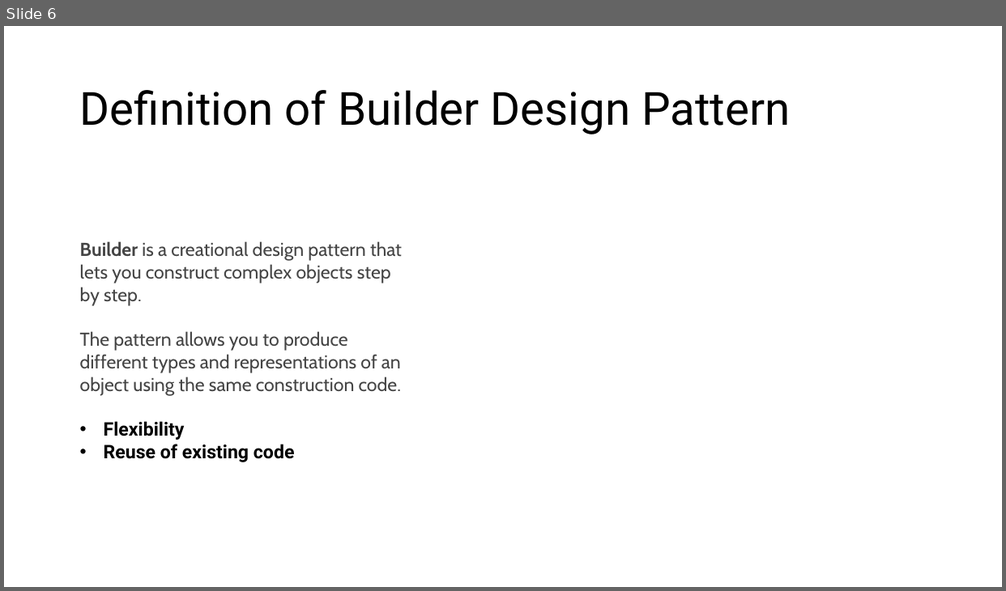
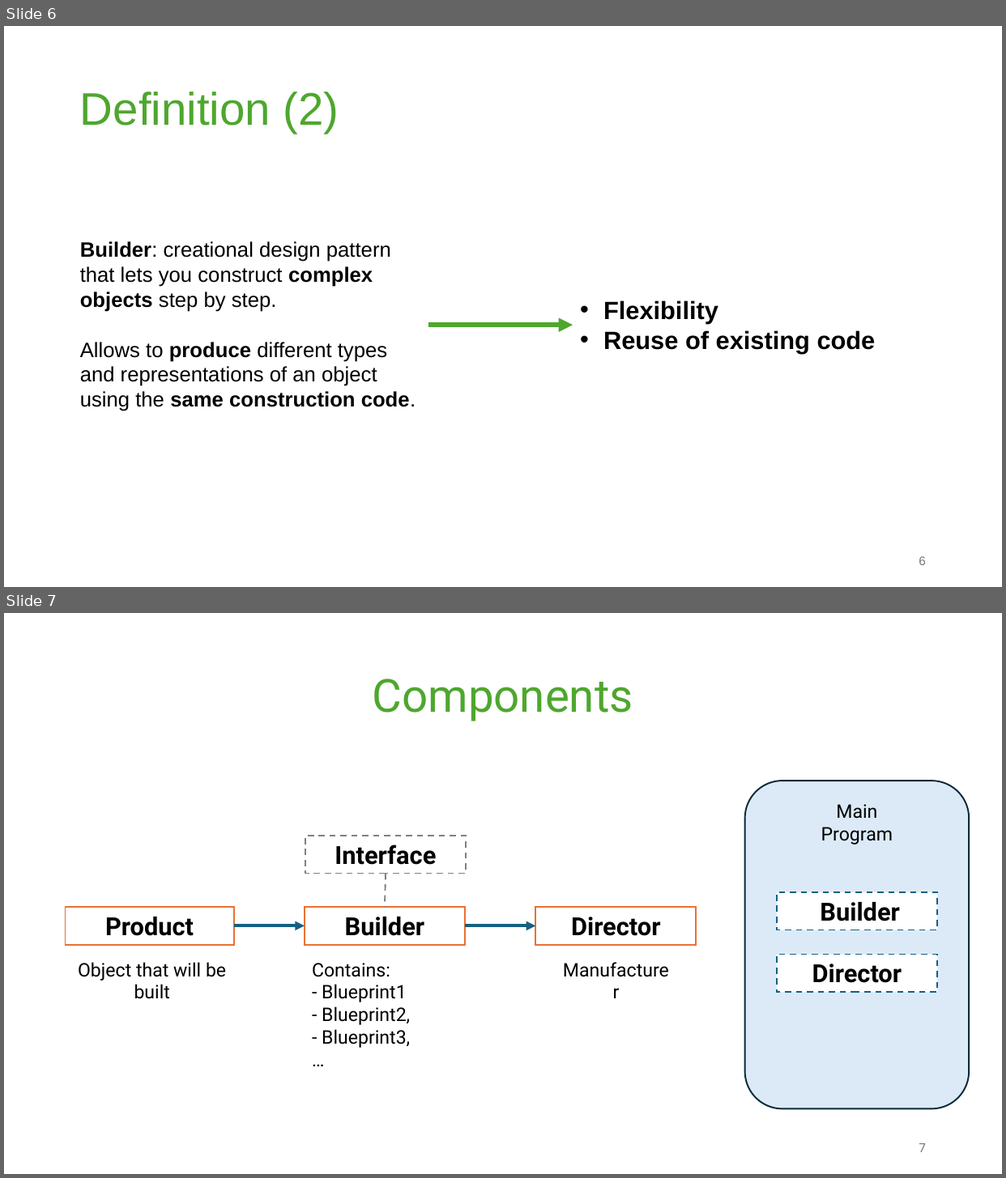
Before and after one commit to yudharisandy/Bootcamp-Formulatrix-CSharp, a slide deck: Day 20/Design Pattern Project/[Yudha] Design Pattern Project.pptx. Shown one above the other, each under a label of ours: slide 6 before the commit, slides 6 and 7 after it. The pictures are 1006x591 and 1006x1178 pixels, drawn with LibreOffice and Linux fonts; fonts in the diff are those of the drawing. Boxes give left, top, right and bottom in pixels: in the first picture for what was removed or moved away, otherwise in the second. Text is boxed around its words. In the diff, an @@ line names an element or a change of style, - is before the commit and + after.

Commit message:
doc: add design pattern

```diff
--- a/Day 20/Design Pattern Project/[Yudha] Design Pattern Project.pptx
+++ b/Day 20/Design Pattern Project/[Yudha] Design Pattern Project.pptx
@@ slide 7 added at <box>4,613,1002,1174</box>, background #FFFFFF @@
@@ title added at <box>373,679,633,722</box>, 44 pt, text #4EA72E @@
+Components
@@ rounded rectangle added at <box>745,781,969,1110</box>, fill #DCEAF7, outline #092A39 1.5 pt @@
@@ text added at <box>821,804,893,845</box>, 18 pt, text #000000 @@
+Main Program
@@ rectangle added at <box>305,836,466,874</box>, fill #FFFFFF, outline #808080 1.5 pt dashed, 24 pt, text #000000, bold @@
+Interface
@@ line added from (386, 874) to (385, 907), #808080 1.5 pt dashed @@
@@ rectangle added at <box>777,892,937,930</box>, fill #FFFFFF, outline #156082 1.5 pt dashed, 24 pt, text #000000, bold @@
+Builder
@@ rectangle added at <box>66,907,234,944</box>, fill #FFFFFF, outline #E97132 1.5 pt, 24 pt, text #000000, bold @@
+Product
@@ arrow added from (234, 926) to (305, 926), #156082 3 pt @@
@@ rectangle added at <box>305,907,464,944</box>, fill #FFFFFF, outline #E97132 1.5 pt, 24 pt, text #000000, bold @@
+Builder
@@ arrow added from (465, 926) to (535, 926), #156082 3 pt @@
@@ rectangle added at <box>535,907,696,944</box>, fill #FFFFFF, outline #E97132 1.5 pt, 24 pt, text #000000, bold @@
+Director
@@ text added at <box>78,962,226,999</box>, 18 pt, text #000000 @@
+Object that will be built
@@ text added at <box>312,963,410,1048</box>, 18 pt, text #000000 @@
+Contains:
+- Blueprint1
+- Blueprint2,
+- Blueprint3,
+…
@@ text added at <box>553,954,680,984</box>, 18 pt, text #000000 @@
+Manufacturer
@@ rectangle added at <box>777,954,937,992</box>, fill #FFFFFF, outline #156082 1.5 pt dashed, 24 pt, text #000000, bold @@
+Director
@@ page number added at <box>918,1144,926,1152</box>, 12 pt, text #797979 @@
+7
@@ slide 6 changed as well @@
@@ title at <box>80,92,339,133</box>: text changed; font Roboto to Arial; text colour #000000 to #4EA72E @@
-Definition of Builder Design Pattern
+Definition (2)
@@ text at <box>80,241,415,412</box>: text changed; size 18 to 20 pt; font Cabin to Arial; text colour #444444 to #000000 @@
-Builder is a creational design pattern that lets you construct complex objects step by step.
-The pattern allows you to produce different types and representations of an object using the same construction code.
-• Flexibility
-• Reuse of existing code
+Builder: creational design pattern that lets you construct complex objects step by step.
+Allows to produce different types and representations of an object using the same construction code.
@@ text added at <box>603,301,876,354</box>, 24 pt, text #000000, bold @@
+• Flexibility
+• Reuse of existing code
@@ arrow added from (428, 326) to (573, 326), #4EA72E 4.5 pt @@
@@ page number added at <box>918,557,926,565</box>, 12 pt, text #797979 @@
+6
```
Also in this commit, not shown: 12 other slides changed, 9 other slides added, 2 slides removed, 16 other files.
